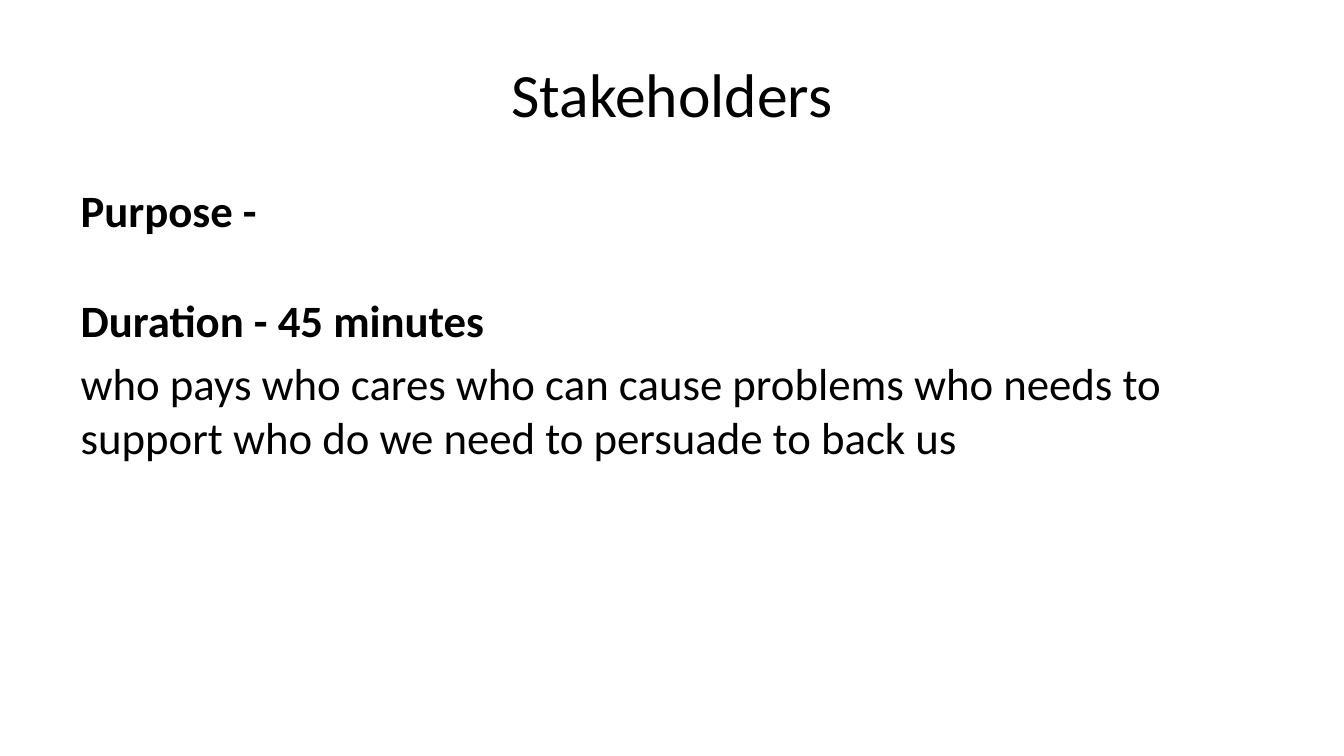
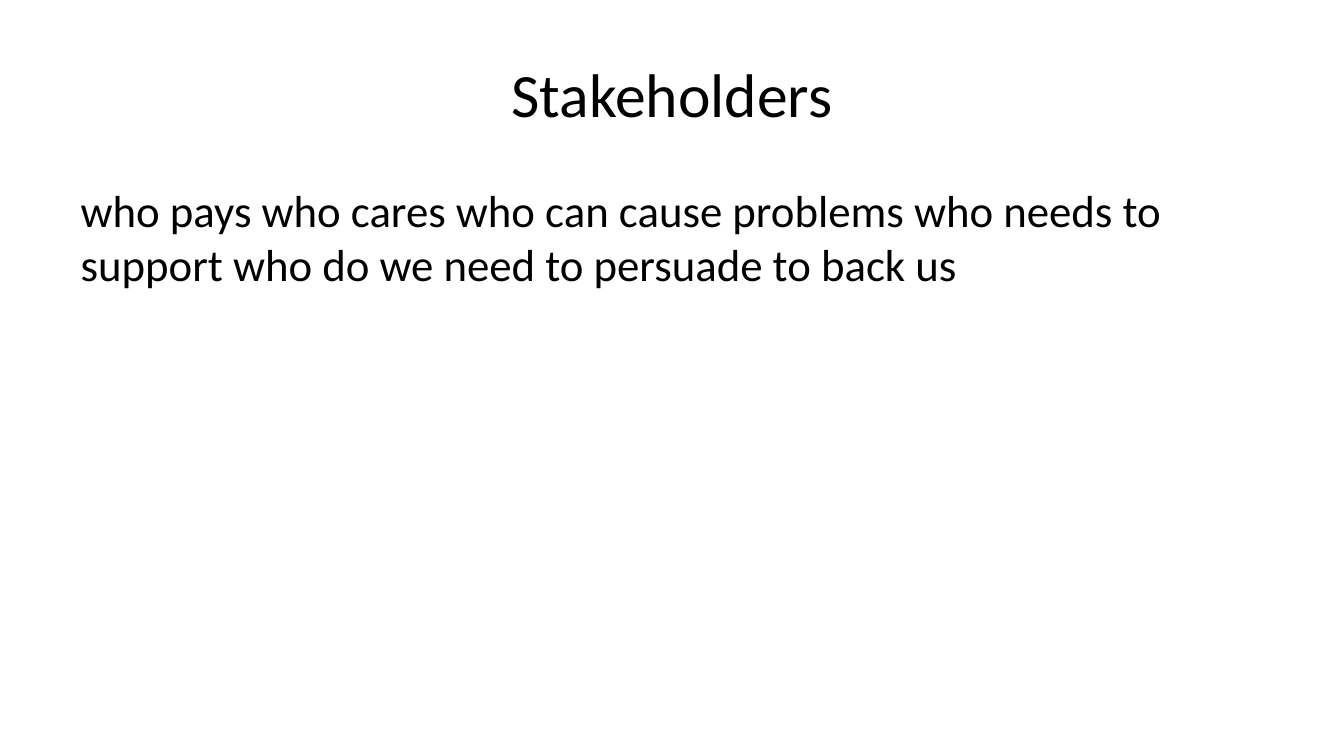
Before and after one commit to Open-Archypelago/Archypelago, a slide deck: slide 21 of building-blocks/problem-statement/Architecture-Challenge.pptx (slide 14 before the commit). Drawn at 1344x756 pixels with LibreOffice and Linux fonts; fonts in the diff are those of the drawing. Boxes give left, top, right and bottom in pixels: in the first picture for what was removed or moved away, otherwise in the second. Text is boxed around its words. In the diff, an @@ line names an element or a change of style, - is before the commit and + after.

```diff
--- a/building-blocks/problem-statement/Architecture-Challenge.pptx
+++ b/building-blocks/problem-statement/Architecture-Challenge.pptx
@@ text at [81, 198, 484, 338]: paragraphs removed @@
-Purpose -
-Duration - 45 minutes
```
Also in this commit, not shown: 8 other slides changed, 8 slides added, 1 slide removed, 5 other files.
